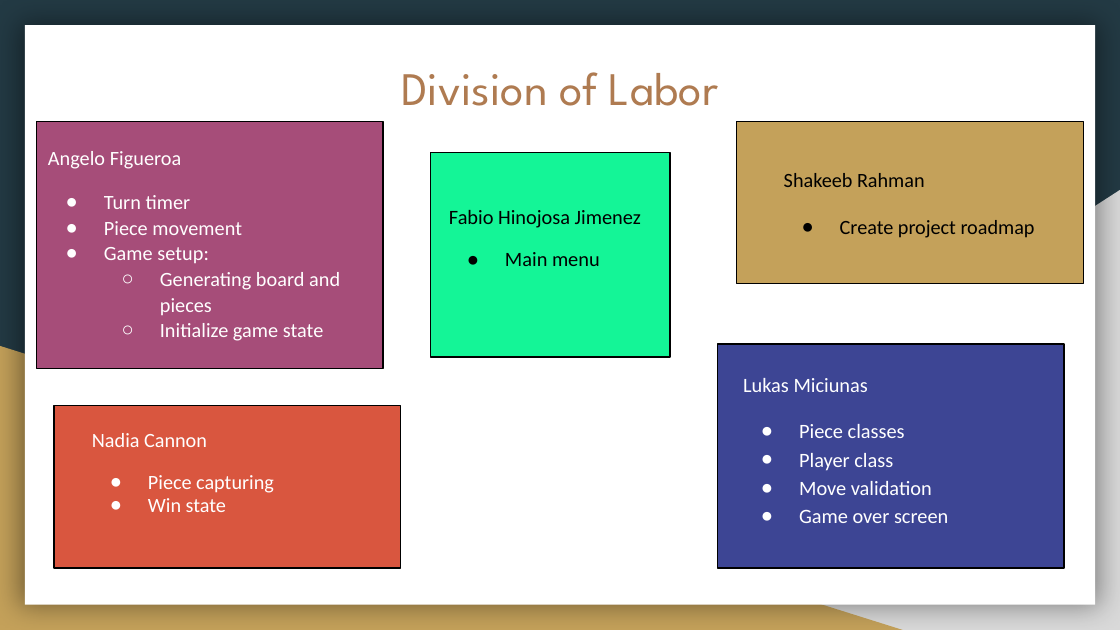
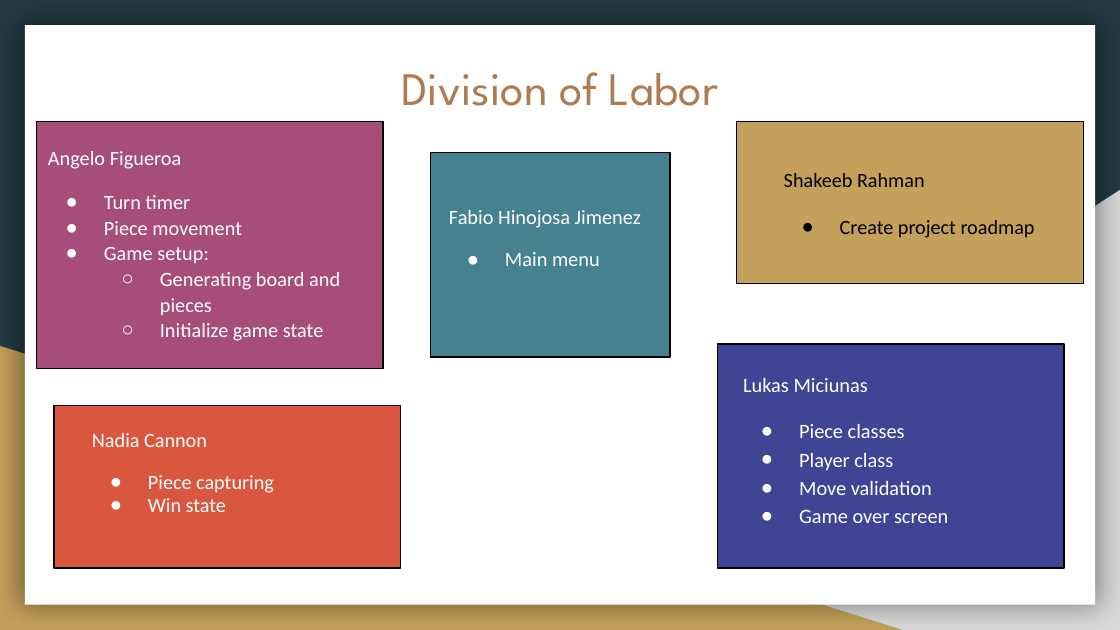
Before and after one commit to shakeebur/CIS434-TermProject-Group1, a slide deck: slide 3 of Project demonstration.pptx. Drawn at 1120x630 pixels with LibreOffice and Linux fonts; fonts in the diff are those of the drawing. Boxes give left, top, right and bottom in pixels: in the first picture for what was removed or moved away, otherwise in the second. Text is boxed around its words. In the diff, an @@ line names an element or a change of style, - is before the commit and + after.

```diff
--- a/Project demonstration.pptx
+++ b/Project demonstration.pptx
@@ rectangle at [431,152,671,356]: fill #14F597 to #45818E @@
@@ text "Fabio Hinojosa Jimenez" at [449,210,641,266]: text colour #000000 to #FFFFFF; bullet colour #000000 to #FFFFFF @@
```
Also in this commit, not shown: 8 other slides changed, 2 slides added, 1 slide removed.
